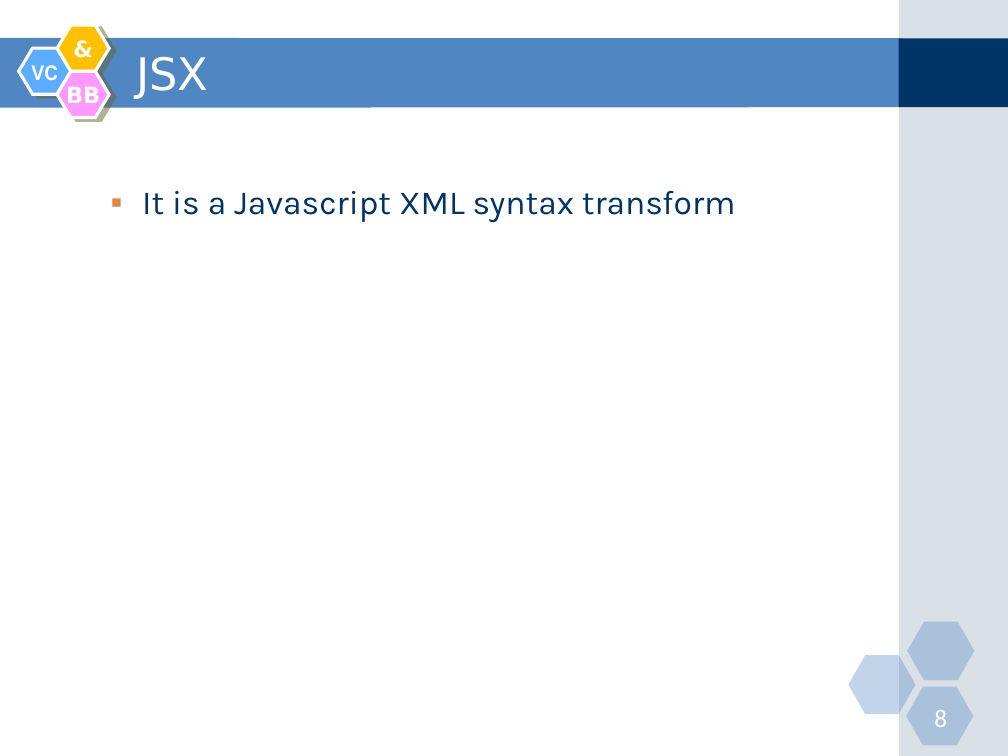
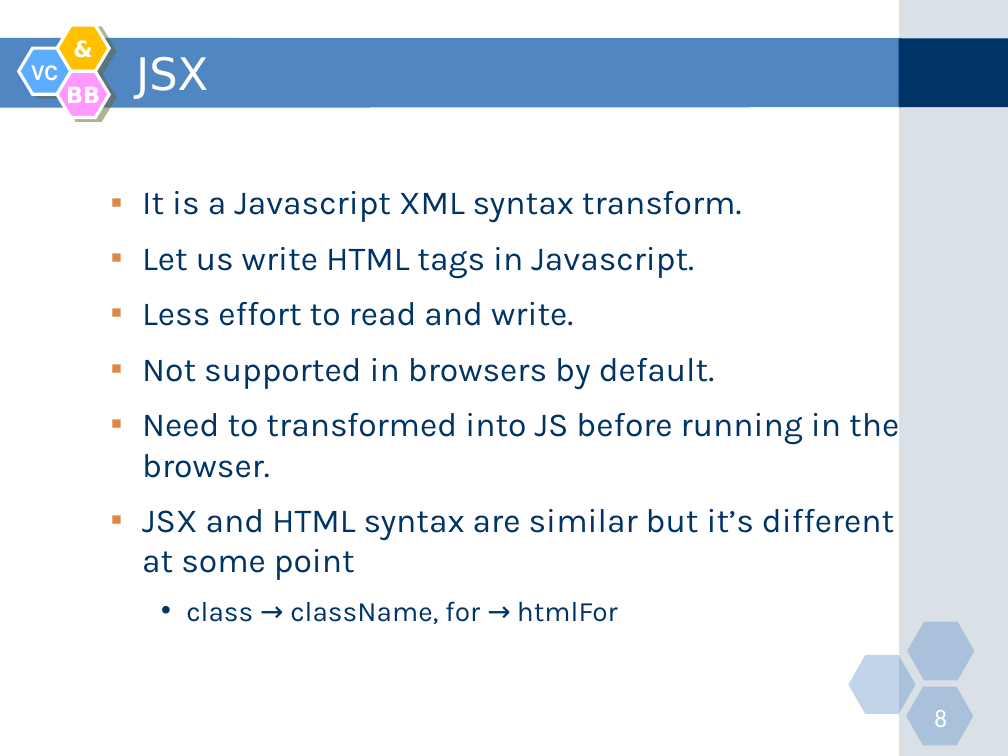
Before and after one commit to nguyenminhtiend/React-Document, a slide deck: slide 8 of React_Slide.pptx. Drawn at 1008x756 pixels with LibreOffice and Linux fonts; fonts in the diff are those of the drawing. Boxes give left, top, right and bottom in pixels: in the first picture for what was removed or moved away, otherwise in the second. Text is boxed around its words. In the diff, an @@ line names an element or a change of style, - is before the commit and + after.

```diff
--- a/React_Slide.pptx
+++ b/React_Slide.pptx
@@ text at (x1=142, y1=191, x2=899, y2=624): text changed @@
-  ▪ It is a Javascript XML syntax transform
+  ▪ It is a Javascript XML syntax transform.
+  ▪ Let us write HTML tags in Javascript.
+  ▪ Less effort to read and write.
+  ▪ Not supported in browsers by default.
+  ▪ Need to transformed into JS before running in the browser.
+  ▪ JSX and HTML syntax are similar but it’s different at some point
+    • class → className, for → htmlFor
```
Also in this commit, not shown: 1 slide added, 11 other files.
